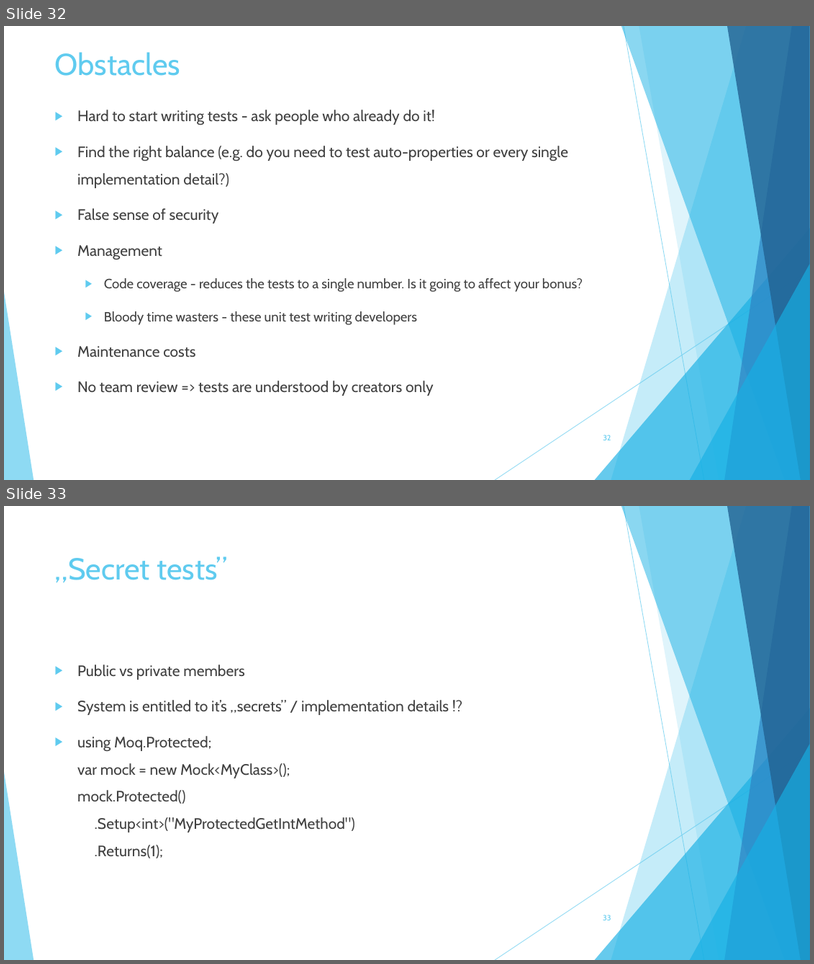
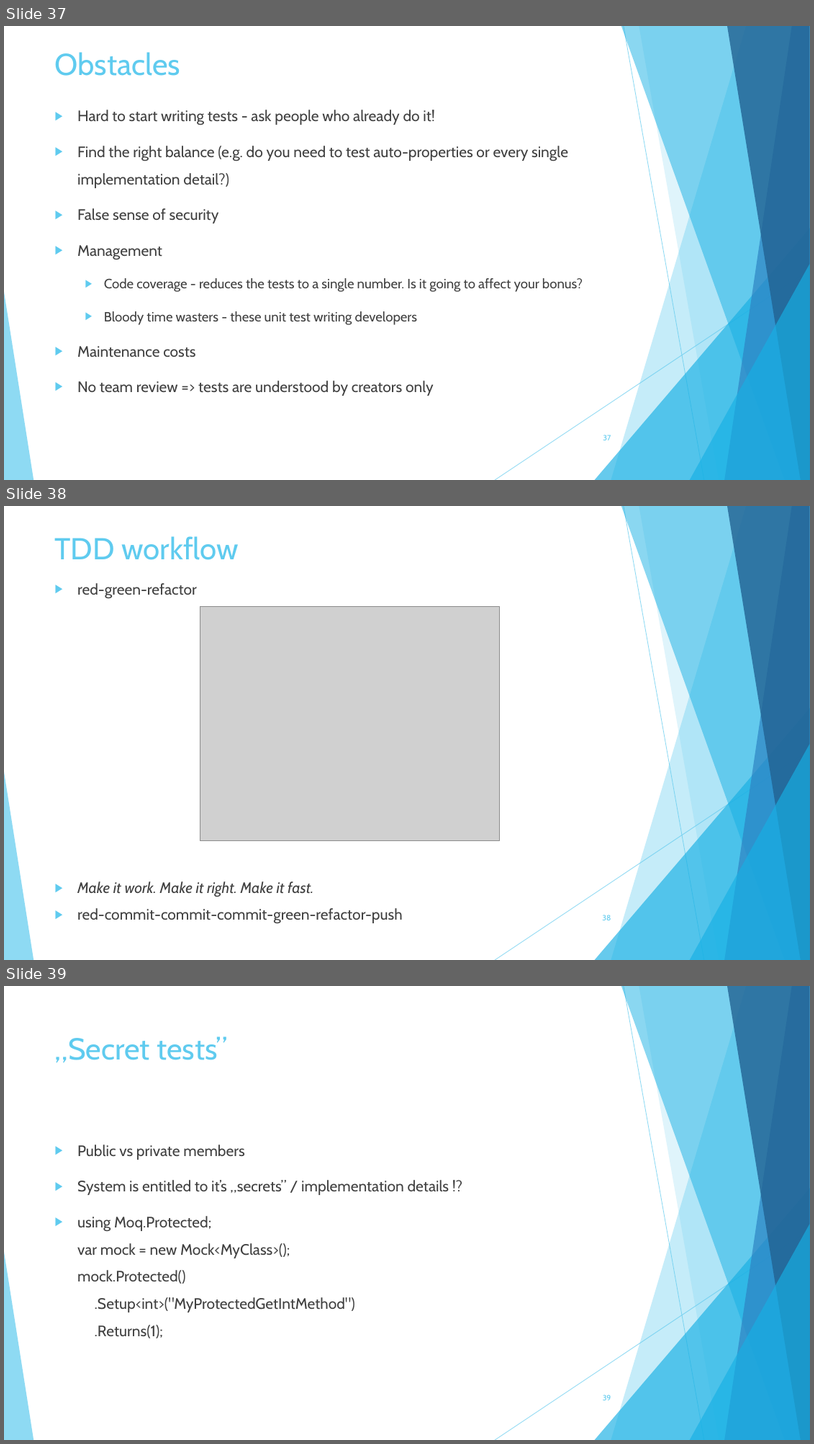
Before and after one commit to szubartm/TddAndBdd.Materials, a slide deck: TDD/Testing in TDD spirit.pptx. Shown one above the other, each under a label of ours: slides 32 and 33 before the commit, slides 37, 38 and 39 after it. The pictures are 814x964 and 814x1444 pixels, drawn with LibreOffice and Linux fonts; fonts in the diff are those of the drawing; grey boxes stand for pictures. Boxes give left, top, right and bottom in pixels: in the first picture for what was removed or moved away, otherwise in the second. Text is boxed around its words. In the diff, an @@ line names an element or a change of style, - is before the commit and + after.

```diff
--- a/TDD/Testing in TDD spirit.pptx
+++ b/TDD/Testing in TDD spirit.pptx
@@ slide 38 added at (4,506,810,960), background #FFFFFF; not listed: 10 template elements that a slide beside it also shows @@
@@ title added at (55,536,239,560), 36 pt, text #5FCBEF @@
+TDD workflow
@@ text added at (77,583,197,598), 18 pt, text #404040 @@
+▶ red-green-refactor
@@ picture added at (200,606,499,841) @@
@@ text added at (77,881,403,924), 18 pt, text #404040 @@
+▶ Make it work. Make it right. Make it fast.
+▶ red-commit-commit-commit-green-refactor-push
@@ page number added at (602,914,611,920), 9 pt, text #5FCBEF @@
+38
@@ what was slide 32 is now slide 37 @@
@@ page number at (603,434,611,440): text changed @@
-32
+37
@@ what was slide 33 is now slide 39 @@
@@ page number at (603,1394,612,1400): text changed @@
-33
+39
```
Also in this commit, not shown: 5 slides changed, 8 other slides added.
